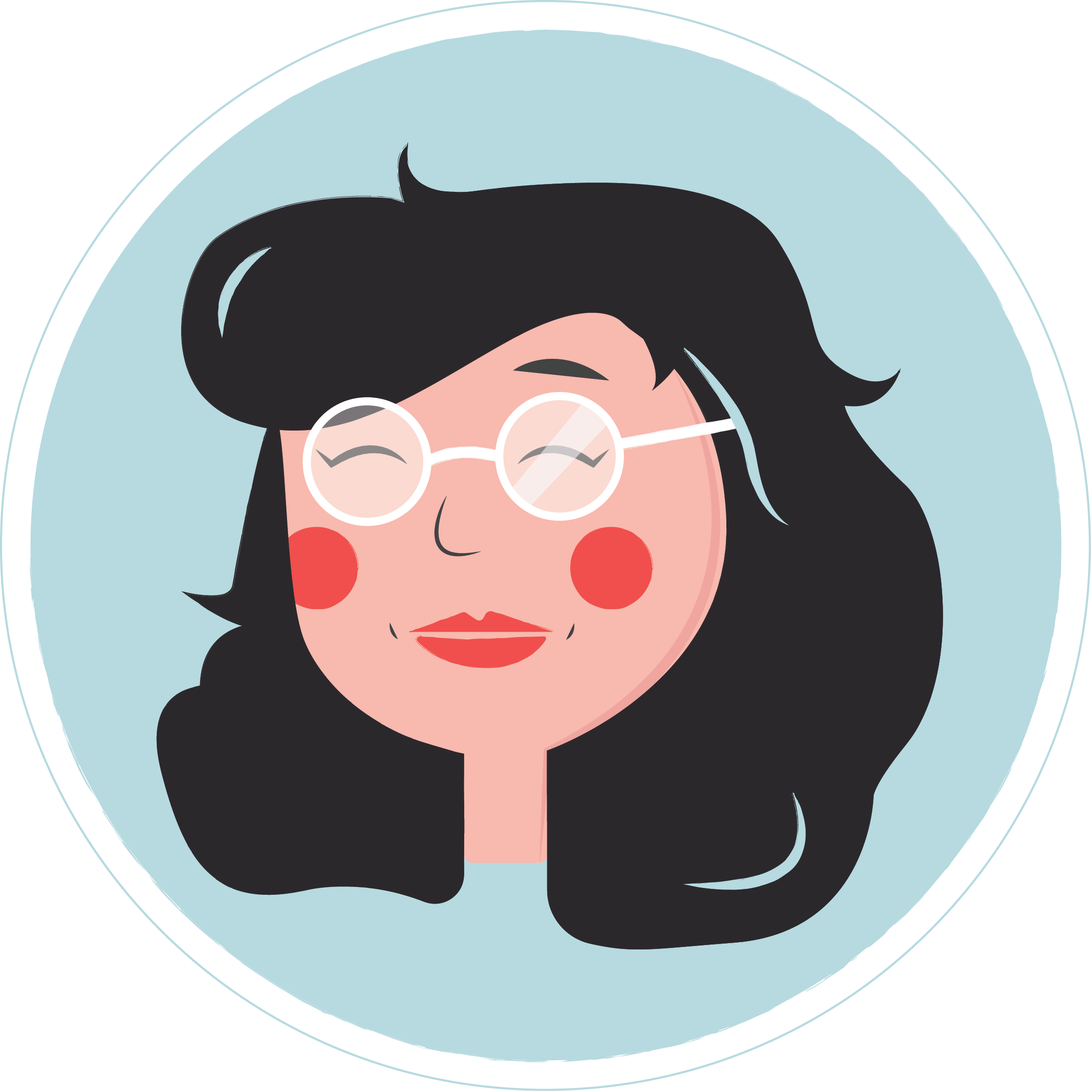
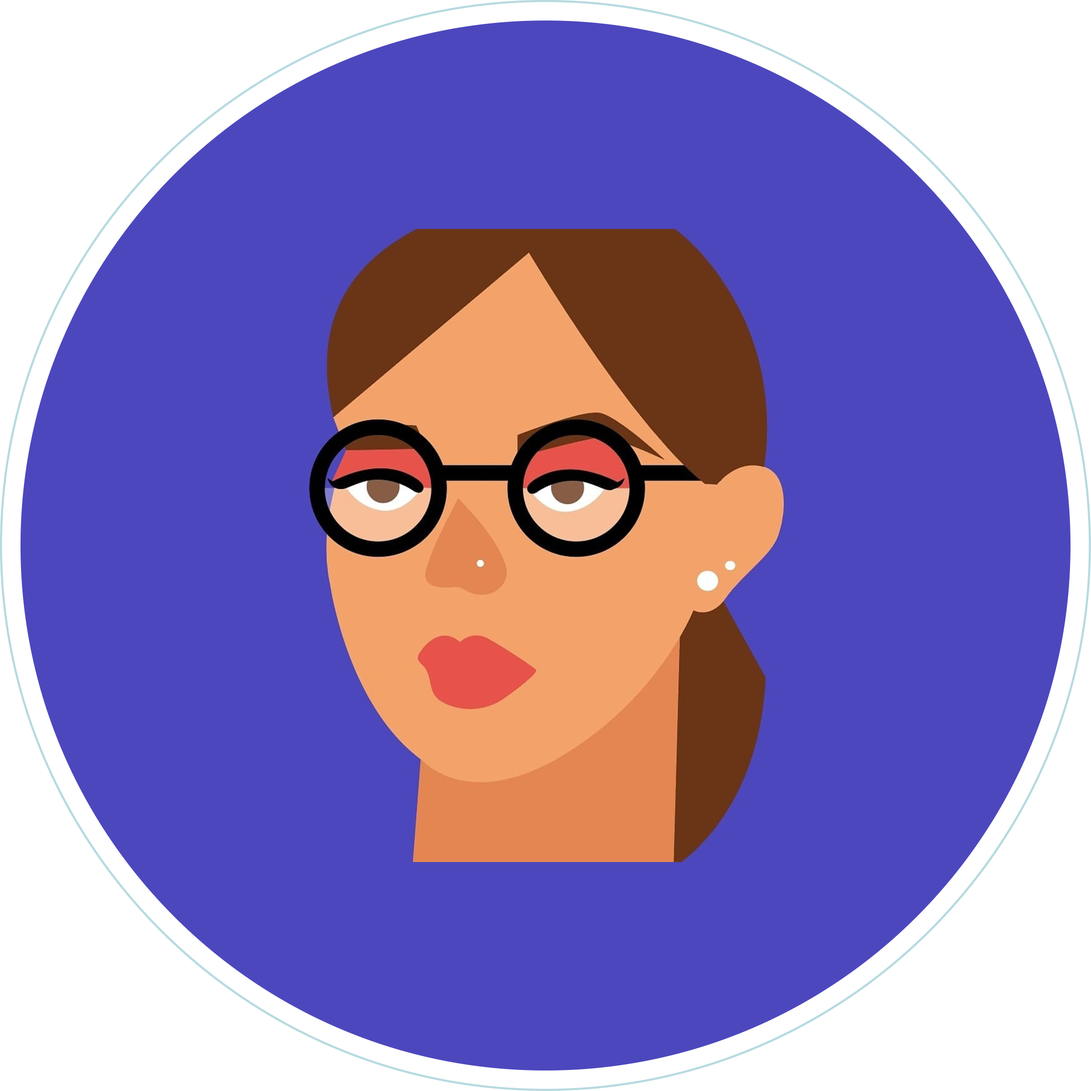
Comparing the layer stacks of the two 1091 x 1091 images. Changes:
added layer "43275577_2058061967590500_8426357107514671104_o" above "Ellipse 1" over [229, 229, 863, 863]
added layer "Ellipse 1" above "AI_Image" over [20, 20, 1071, 1071]
